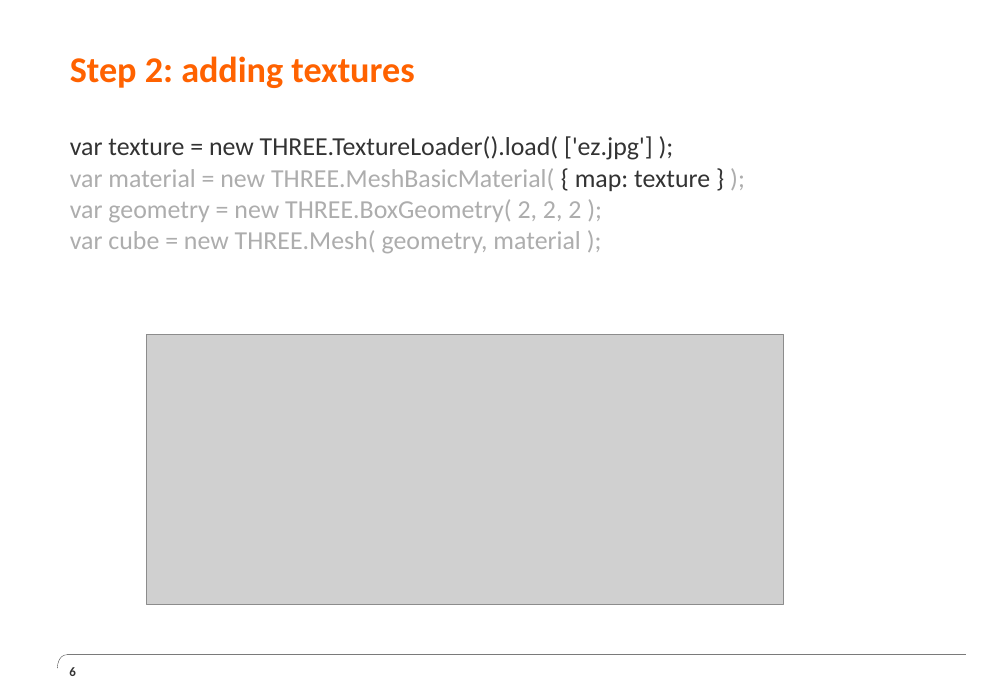
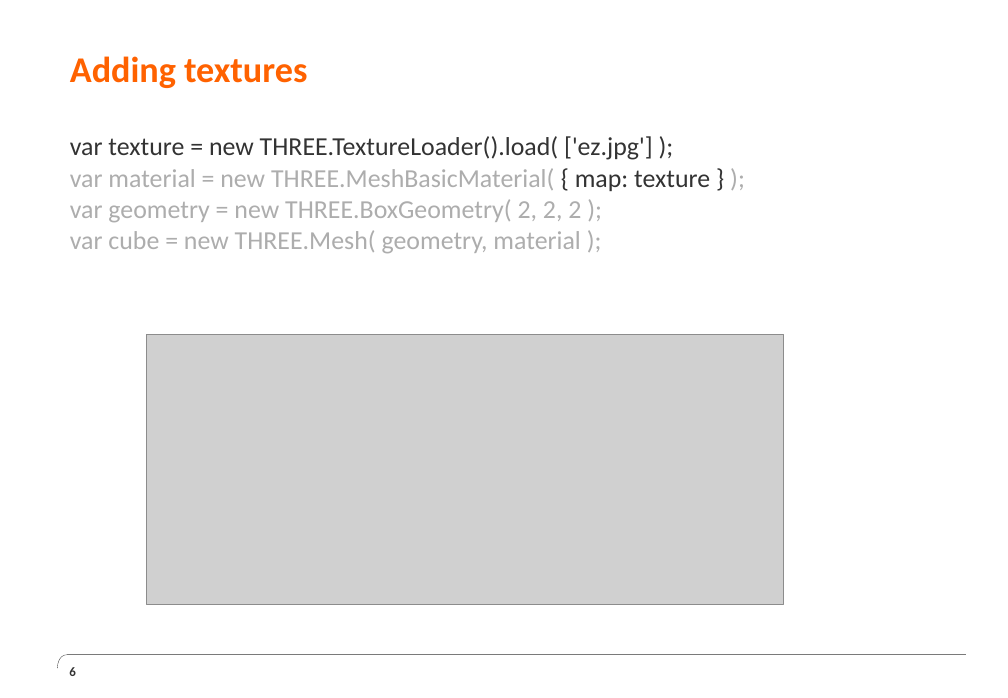
Before and after one commit to JesseBrand/WebGL, a slide deck: slide 6 of ppt/Presentatie Chaptermeeting WebGL 2.pptx. Drawn at 1008x698 pixels with LibreOffice and Linux fonts; fonts in the diff are those of the drawing; grey boxes stand for pictures; background and template pictures are left out. Boxes give left, top, right and bottom in pixels: in the first picture for what was removed or moved away, otherwise in the second. Text is boxed around its words. In the diff, an @@ line names an element or a change of style, - is before the commit and + after.

```diff
--- a/ppt/Presentatie Chaptermeeting WebGL 2.pptx
+++ b/ppt/Presentatie Chaptermeeting WebGL 2.pptx
@@ title at (70, 56, 307, 88): text changed @@
-Step 2: adding textures
+Adding textures
```
Also in this commit, not shown: 8 other slides changed, 1 slide removed.
